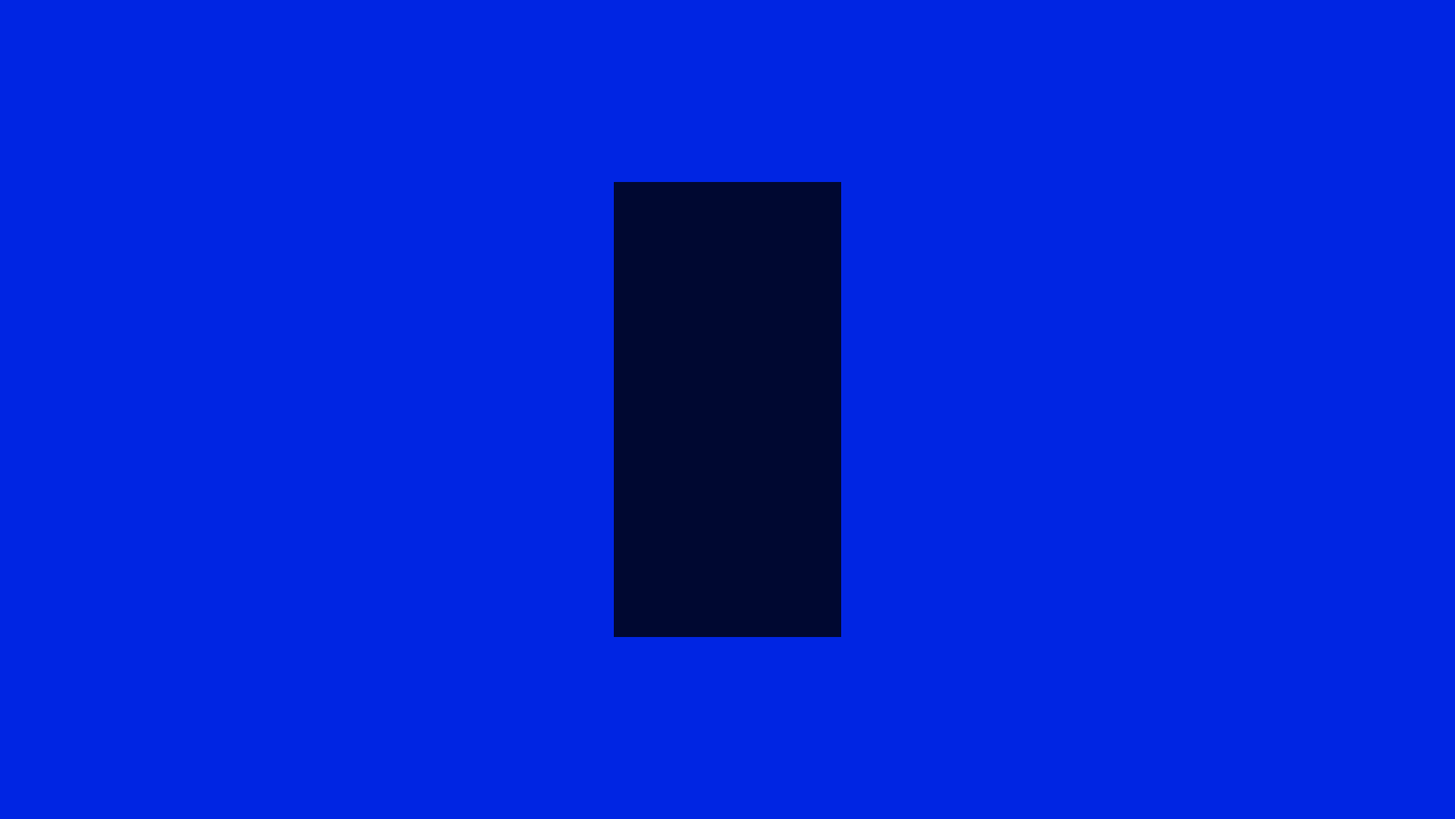
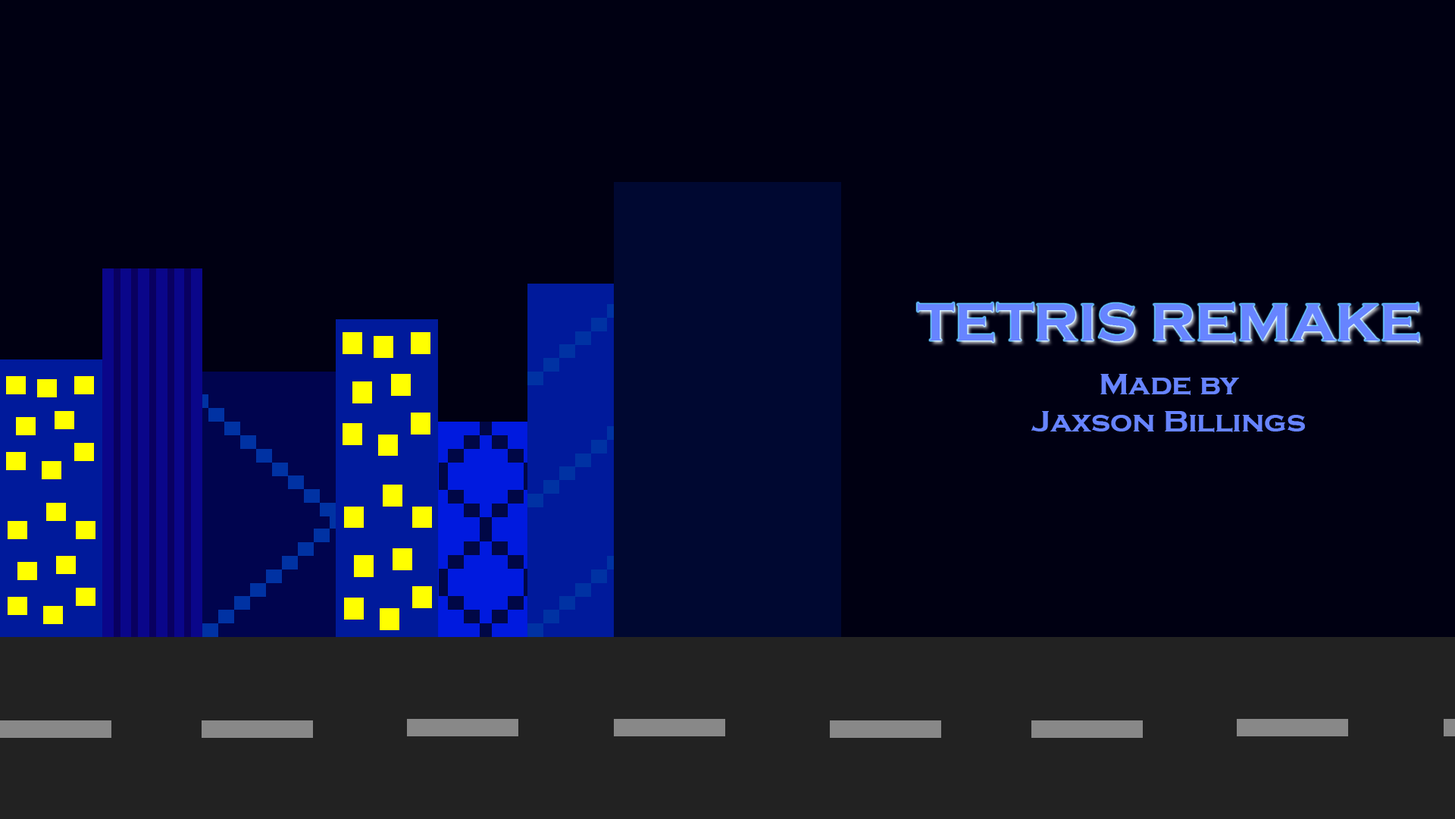
Revision of a layered 1455×819 image; what changed, layer by layer:
added layer "Layer 4" above "Layer 8 copy 11" over (0, 636, 1455, 819)
added layer "Layer 8 copy 11" above "TETRIS REMAKE" over (202, 394, 336, 517)
added layer "TETRIS REMAKE" above "Made by Jaxson Billings" over (917, 302, 1420, 342)
added layer "Made by Jaxson Billings" above "Layer 8 copy 21" over (1031, 373, 1306, 433)
added layer "Layer 8 copy 21" above "Layer 8 copy 20" over (438, 582, 486, 637)
added layer "Layer 8 copy 19" above "Layer 8 copy 18" over (438, 527, 486, 583)
added layer "Layer 8 copy 17" above "Layer 8 copy 16" over (438, 476, 486, 531)
added layer "Layer 8 copy 15" above "Layer 8 copy 14" over (438, 421, 486, 477)
added layer "Layer 8 copy 13" above "Layer 8 copy 12" over (527, 263, 614, 386)
added layer "Layer 8 copy 12" above "Layer 8 copy 10" over (527, 385, 614, 508)
added layer "Layer 8 copy 10" above "Layer 8 copy 9" over (527, 514, 614, 637)
added layer "Layer 8 copy 9" above "Layer 7 copy 4" over (202, 514, 336, 637)
added layer "Layer 7 copy 4" above "Layer 7 copy 3" over (167, 268, 175, 649)
added layer "Layer 7 copy 3" above "Layer 7 copy 2" over (184, 268, 192, 649)
added layer "Layer 7 copy 2" above "Layer 7 copy" over (131, 268, 138, 649)
added layer "Layer 7 copy" above "Layer 7" over (149, 268, 157, 649)
added layer "Layer 7" above "Layer 6 copy 31" over (113, 268, 121, 649)
added layer "Layer 5 copy 6" above "Layer 5 copy 5" over (527, 283, 614, 743)
added layer "Layer 5 copy 5" above "Layer 5 copy 4" over (438, 421, 528, 819)
added layer "Layer 5 copy 4" above "Layer 5 copy 2" over (335, 319, 439, 779)
added layer "Layer 5 copy 2" above "Layer 5 copy 3" over (102, 268, 203, 728)
added layer "Layer 5 copy 3" above "Layer 5 copy" over (178, 371, 336, 819)
added layer "Layer 5 copy" above "Layer 5" over (0, 359, 103, 819)
added layer "Layer 5" above "Layer 3" over (0, 359, 103, 819)
…and 44 more changes (44 added)
